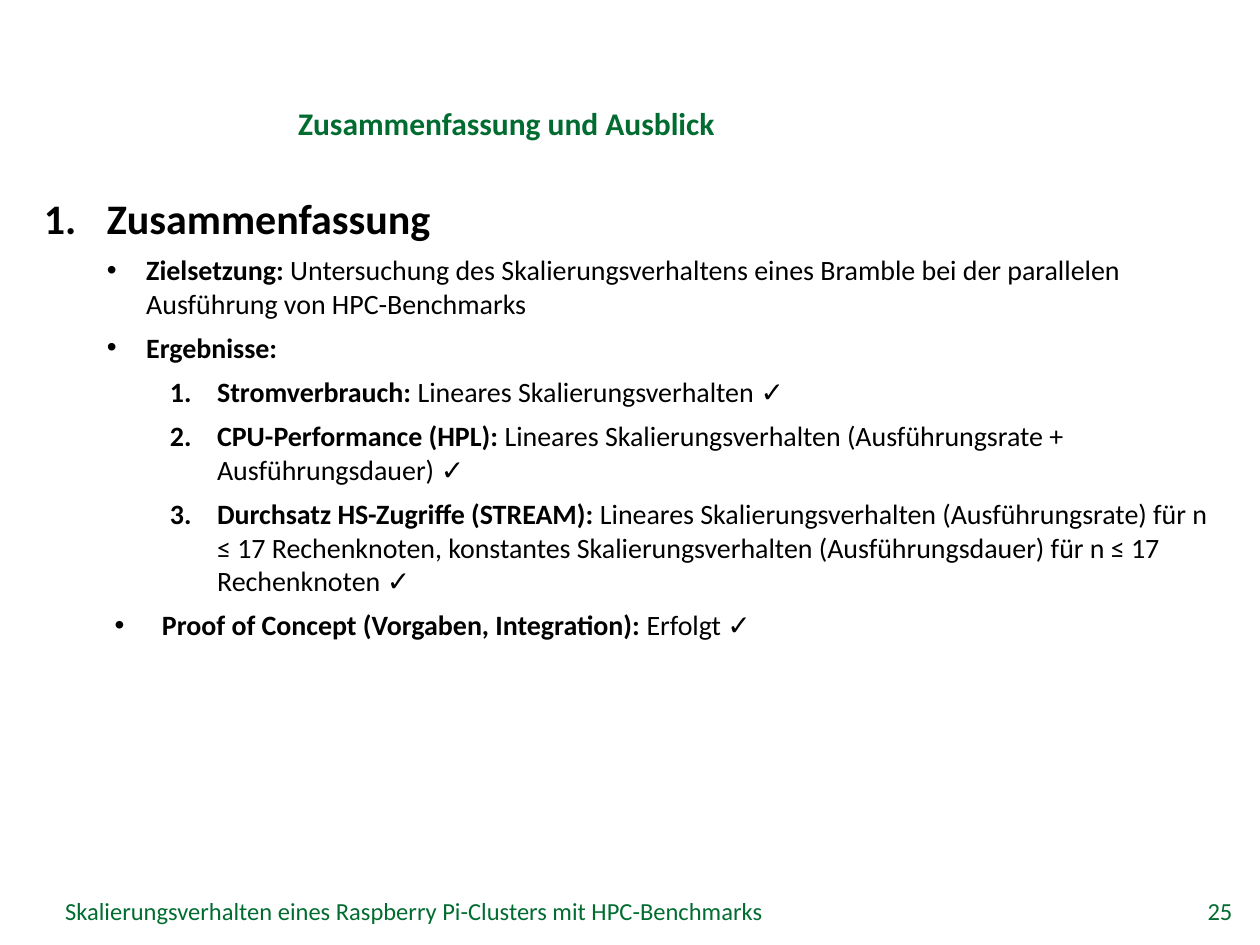
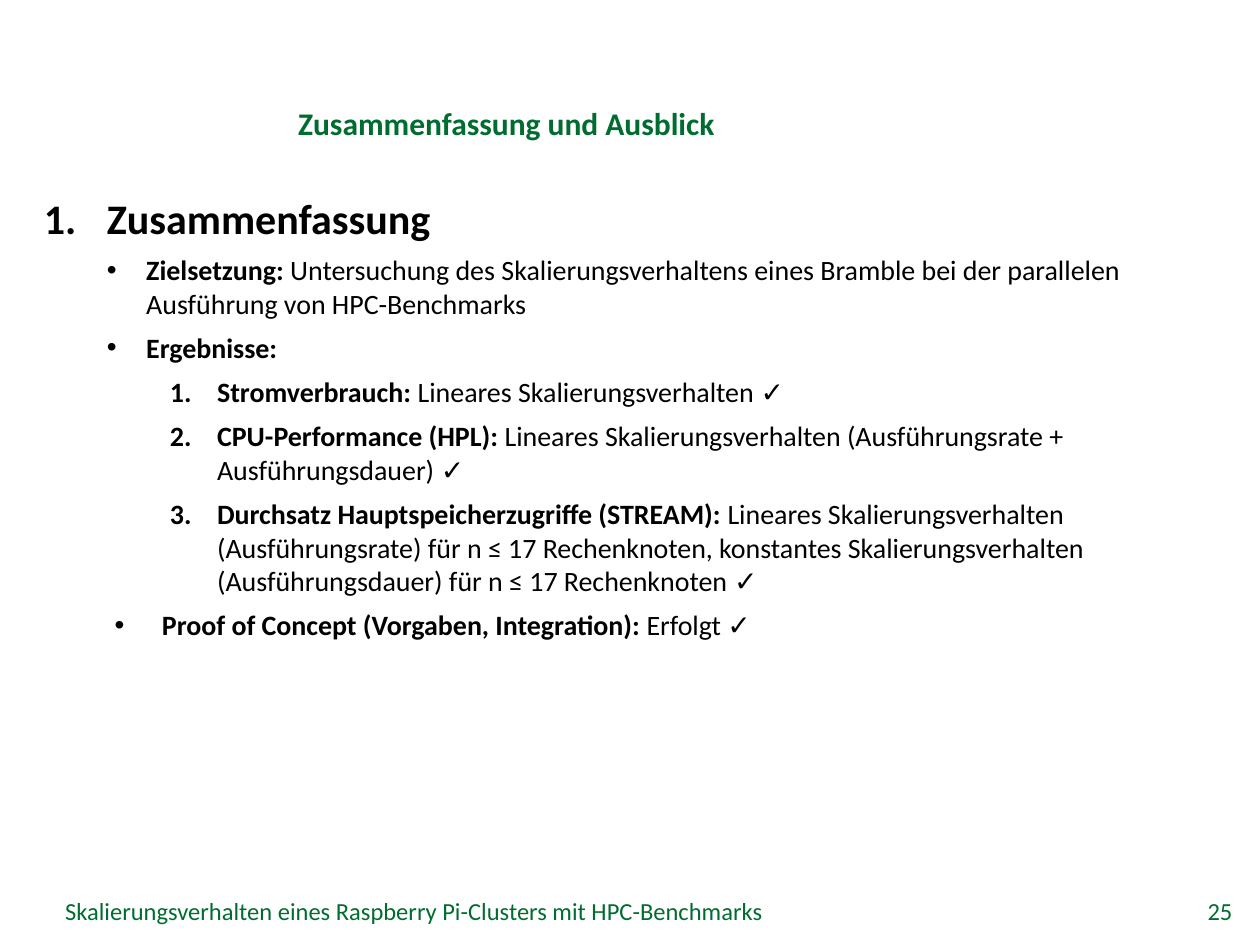
Before and after one commit to missgreenwood/bachelor-arbeit, a slide deck: slide 25 of Disputation/grei14.pptx. Drawn at 1260x945 pixels with LibreOffice and Linux fonts; fonts in the diff are those of the drawing; background and template pictures are left out. Boxes give left, top, right and bottom in pixels: in the first picture for what was removed or moved away, otherwise in the second. Text is boxed around its words. In the diff, an @@ line names an element or a change of style, - is before the commit and + after.

```diff
--- a/Disputation/grei14.pptx
+++ b/Disputation/grei14.pptx
@@ text at <box>217,503,1084,596</box>: text changed @@
-    3. Durchsatz HS-Zugriffe (STREAM): Lineares Skalierungsverhalten (Ausführungsrate) für n ≤ 17 Rechenknoten, konstantes Skalierungsverhalten (Ausführungsdauer) für n ≤ 17 Rechenknoten ✓
+    3. Durchsatz Hauptspeicherzugriffe (STREAM): Lineares Skalierungsverhalten (Ausführungsrate) für n ≤ 17 Rechenknoten, konstantes Skalierungsverhalten (Ausführungsdauer) für n ≤ 17 Rechenknoten ✓
```
Also in this commit, not shown: 9 other slides changed, 1 other file.
